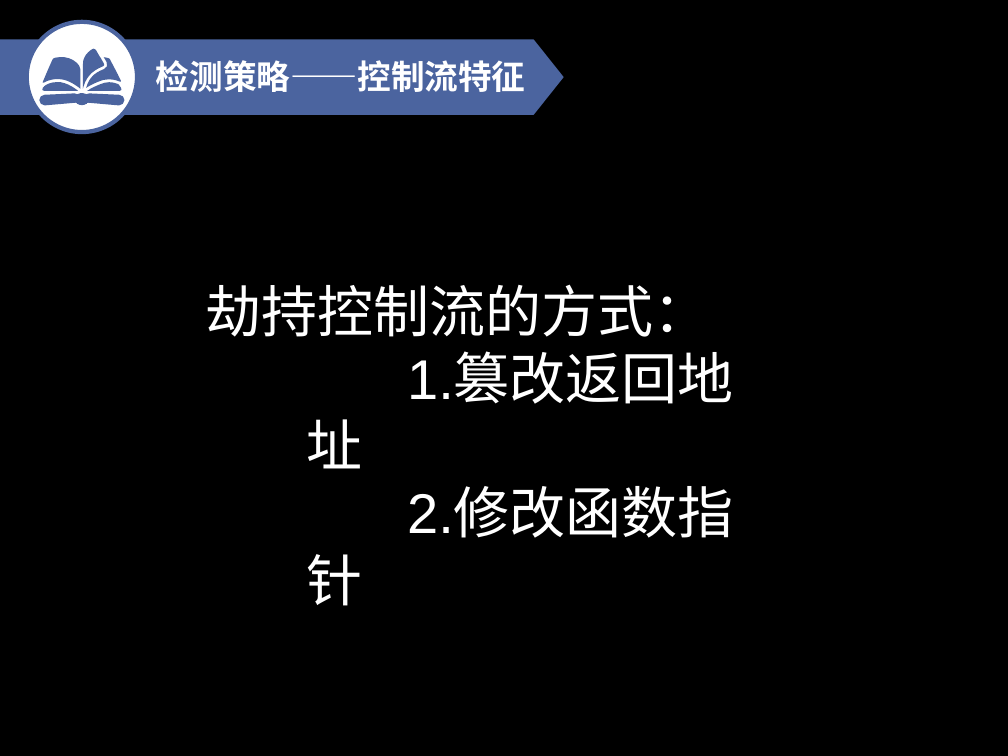
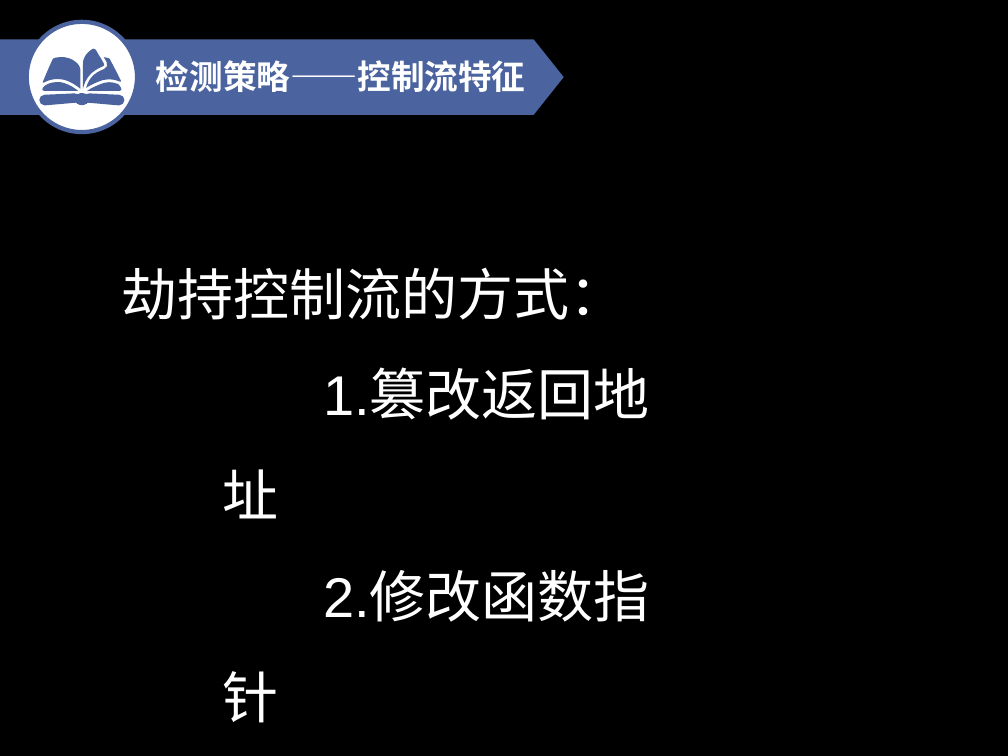
Before and after one commit to TaQini/XOP, a slide deck: slide 82 of 大便.pptx. Drawn at 1008x756 pixels with LibreOffice and Linux fonts; fonts in the diff are those of the drawing. Boxes give left, top, right and bottom in pixels: in the first picture for what was removed or moved away, otherwise in the second. Text is boxed around its words. In the diff, an @@ line names an element or a change of style, - is before the commit and + after.

```diff
--- a/大便.pptx
+++ b/大便.pptx
@@ text "劫持控制流的方式：": place and size @@
-text "劫持控制流的方式：" at (206,284,733,606)
+text "劫持控制流的方式：" at (122,267,649,723)
@@ text "劫持控制流的方式：" at (122,267,649,723): line spacing 1 to 1.5 @@
```
Also in this commit, not shown: 3 other slides changed, 29 slides added, 1 slide removed, 1 other file.
